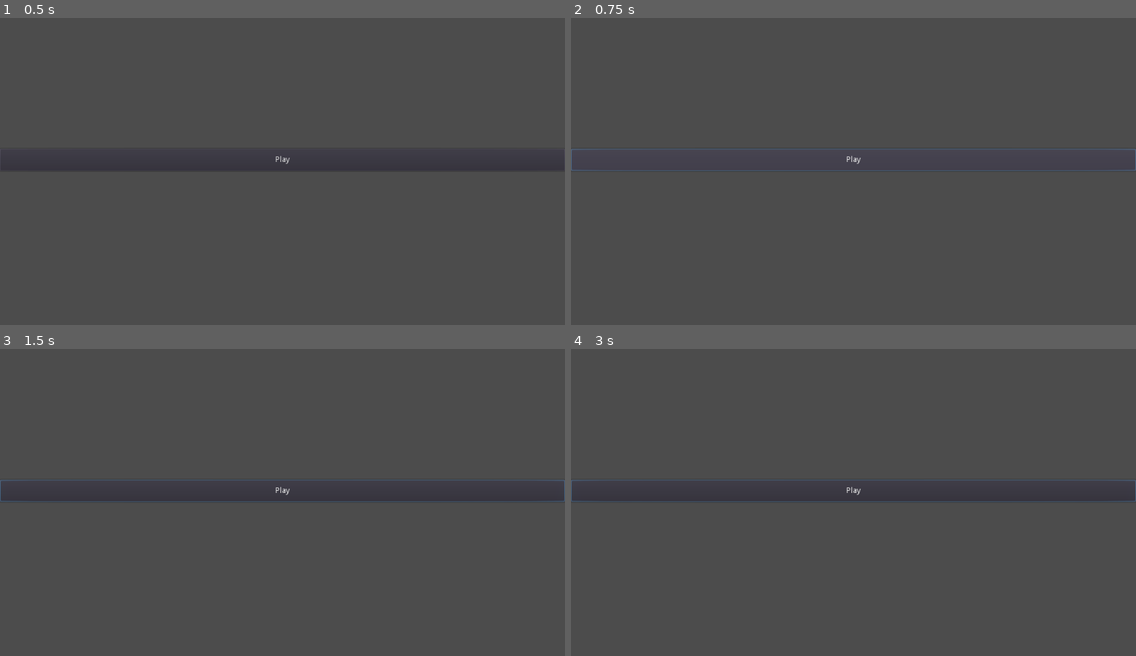
Above: before the commit, frames 1-4 (two rows, left to right).
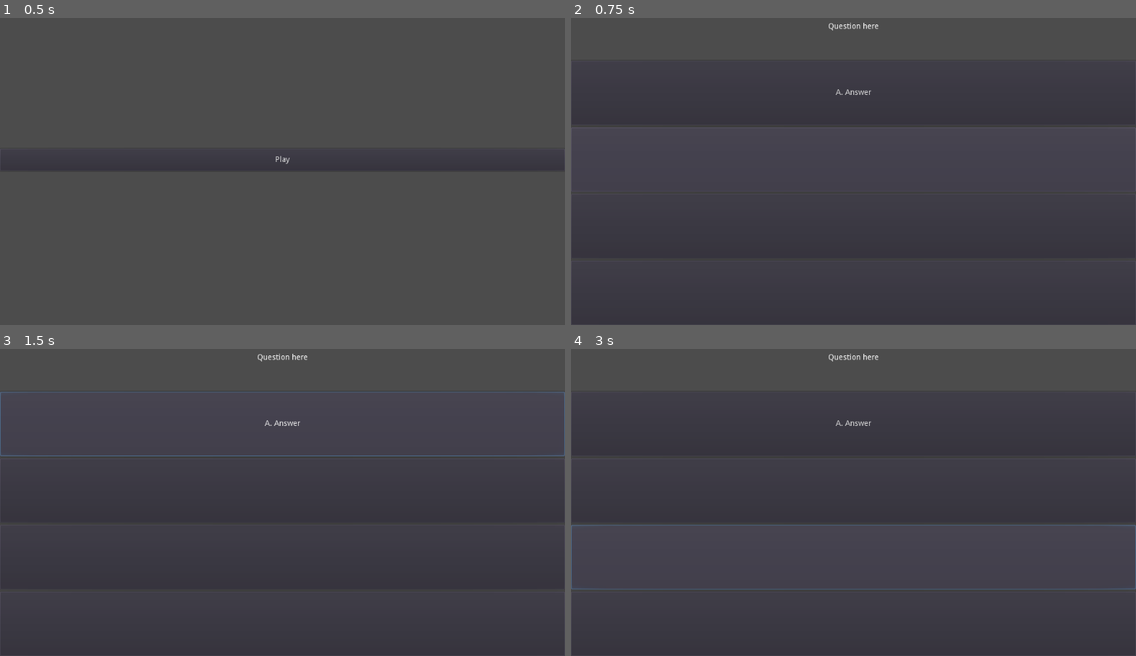
Above: after the commit, the same moments.

Repository: LoneDespair/comsci-card_game
Game: Godot game, scene res://src/main/main.tscn
The game is run twice, just before and just after one commit, with the same random seed, the same clock (stepped at 60 frames per second) and the same inputs. The project has no main scene, so this scene is started directly.
Inputs (mouse positions are in pixels of both pictures, inside the frame that each line leads up to):
- Up to frame 1 (0.5 s): no input
- Up to frame 2 (0.75 s): click "Play" at 0.5 s
- Up to frame 3 (1.5 s): click (282, 422) at 1.25 s, where only the run after the commit has a clickable "A. Answer"
- Up to frame 4 (3 s): click (853, 490) at 2.02 s; click (853, 557) at 2.77 s

Frame 1 is identical in both runs. In frame 2, 1.3% of the frame differs, in the area x 0-100%, y 1-100%; in frame 3, 1.8%; in frame 4, 1.8%.

Commit message:
renamed quiz to play

Diff:
--- a/src/main/main.tscn
+++ b/src/main/main.tscn
@@ -1,4 +1,6 @@
-[gd_scene format=2]
+[gd_scene load_steps=2 format=2]
+
+[ext_resource path="res://src/main/scenes.gd" type="Script" id=1]
 
 [node name="main" type="Node"]
 
@@ -12,10 +14,12 @@
 alignment = 1
 
 [node name="play" type="Button" parent="ui/buttons"]
+unique_name_in_owner = true
 margin_top = 280.0
 margin_right = 1024.0
 margin_bottom = 320.0
 rect_min_size = Vector2( 0, 40 )
 text = "Play"
 
-[node name="Node" type="Node" parent="."]
+[node name="scenes" type="Node" parent="."]
+script = ExtResource( 1 )
--- /dev/null
+++ b/src/main/scenes.gd
@@ -0,0 +1,15 @@
+extends Node
+
+const PLAY := preload("res://src/play/play.tscn")
+
+onready var play_button := $"%play"
+onready var ui := $"../ui"
+
+
+func _ready() -> void:
+	play_button.connect("pressed", self, "play")
+
+
+func play() -> void:
+	ui.hide()
+	get_parent().add_child(PLAY.instance())
--- /dev/null
+++ b/src/play/play.tscn
@@ -0,0 +1,42 @@
+[gd_scene format=2]
+
+[node name="quiz" type="Node"]
+
+[node name="content" type="VBoxContainer" parent="."]
+anchor_right = 1.0
+anchor_bottom = 1.0
+
+[node name="question" type="Label" parent="content"]
+margin_right = 1024.0
+margin_bottom = 116.0
+size_flags_vertical = 3
+text = "Question here"
+align = 1
+valign = 1
+
+[node name="answer_1" type="Button" parent="content"]
+margin_top = 120.0
+margin_right = 1024.0
+margin_bottom = 237.0
+size_flags_vertical = 3
+text = "A. Answer"
+
+[node name="answer_2" type="Button" parent="content"]
+margin_top = 241.0
+margin_right = 1024.0
+margin_bottom = 358.0
+size_flags_vertical = 3
+
+[node name="answer_3" type="Button" parent="content"]
+margin_top = 362.0
+margin_right = 1024.0
+margin_bottom = 479.0
+size_flags_vertical = 3
+
+[node name="answer_4" type="Button" parent="content"]
+margin_top = 483.0
+margin_right = 1024.0
+margin_bottom = 600.0
+size_flags_vertical = 3
+
+[node name="Node" type="Node" parent="."]
--- a/src/quiz/quiz.tscn
+++ /dev/null
@@ -1,12 +0,0 @@
-[gd_scene format=2]
-
-[node name="quiz" type="Node"]
-
-[node name="VBoxContainer" type="VBoxContainer" parent="."]
-anchor_right = 1.0
-anchor_bottom = 1.0
-
-[node name="question" type="Label" parent="VBoxContainer"]
-margin_right = 1024.0
-margin_bottom = 14.0
-text = "Question here"
